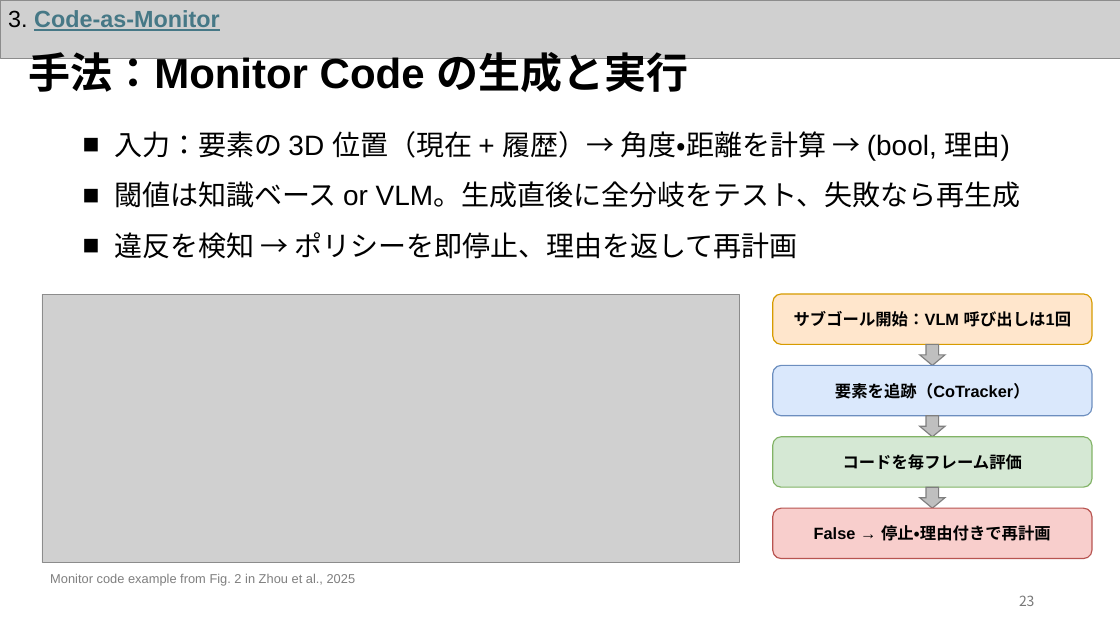
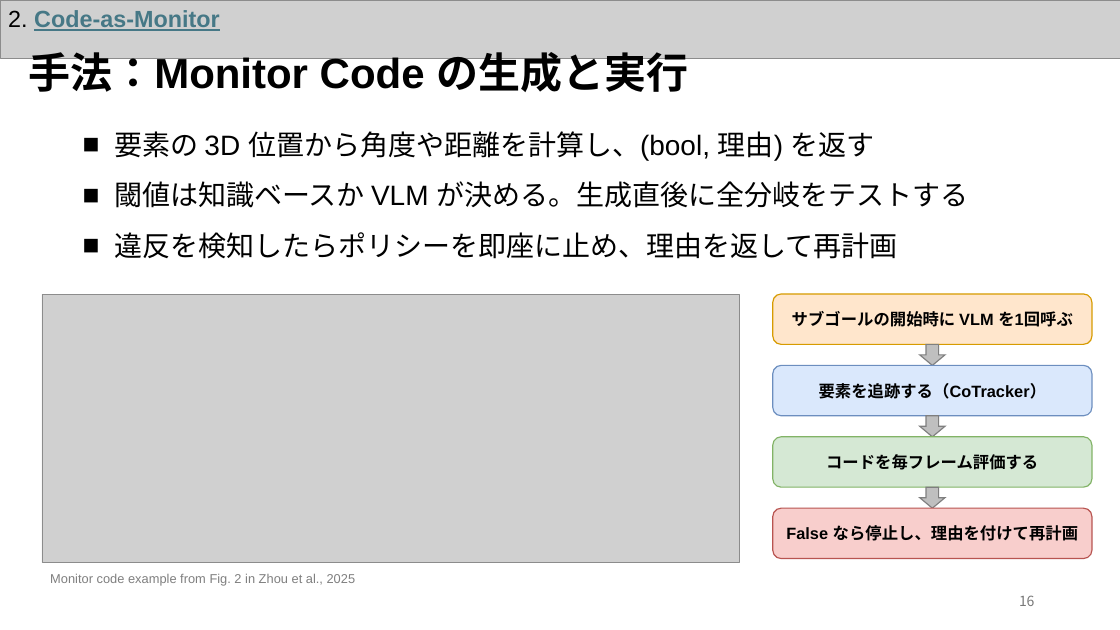
Before and after one commit to Azuma413/PaperPresentationSlides, a slide deck: slide 17 of 20261105_KaneyoshiHiratsuka_SurveySlide.pptx (slide 24 before the commit). Drawn at 1120x630 pixels with LibreOffice and Linux fonts; fonts in the diff are those of the drawing; grey boxes stand for pictures. Boxes give left, top, right and bottom in pixels: in the first picture for what was removed or moved away, otherwise in the second. Text is boxed around its words. In the diff, an @@ line names an element or a change of style, - is before the commit and + after.

```diff
--- a/20261105_KaneyoshiHiratsuka_SurveySlide.pptx
+++ b/20261105_KaneyoshiHiratsuka_SurveySlide.pptx
@@ text at <box>8,10,219,31</box>: text changed @@
-3. Code-as-Monitor
+2. Code-as-Monitor
@@ text at <box>114,131,968,259</box>: text changed @@
-■ 入力：要素の 3D 位置（現在 + 履歴）→ 角度・距離を計算 → (bool, 理由)
-■ 閾値は知識ベース or VLM。生成直後に全分岐をテスト、失敗なら再生成
-■ 違反を検知 → ポリシーを即停止、理由を返して再計画
+■ 要素の 3D 位置から角度や距離を計算し、(bool, 理由) を返す
+■ 閾値は知識ベースか VLM が決める。生成直後に全分岐をテストする
+■ 違反を検知したらポリシーを即座に止め、理由を返して再計画
@@ text in rounded rectangle at <box>792,311,1073,327</box>: text changed @@
-サブゴール開始：VLM 呼び出しは1回
+サブゴールの開始時に VLM を1回呼ぶ
@@ text in rounded rectangle at <box>819,383,1046,399</box>: text changed @@
-要素を追跡（CoTracker）
+要素を追跡する（CoTracker）
@@ text in rounded rectangle at <box>826,454,1038,470</box>: text changed @@
-コードを毎フレーム評価
+コードを毎フレーム評価する
@@ text in rounded rectangle at <box>786,525,1078,541</box>: text changed @@
-False → 停止・理由付きで再計画
+False なら停止し、理由を付けて再計画
@@ page number at <box>1019,595,1035,606</box>: text changed @@
-23
+16
```
Also in this commit, not shown: 24 other slides changed, 2 slides added, 2 slides removed, 46 other files.
